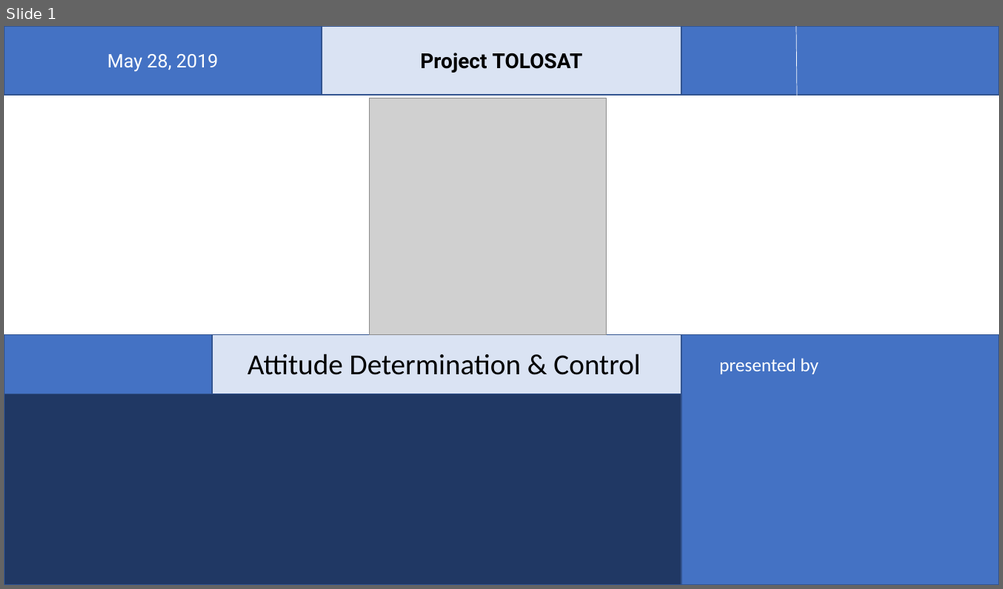
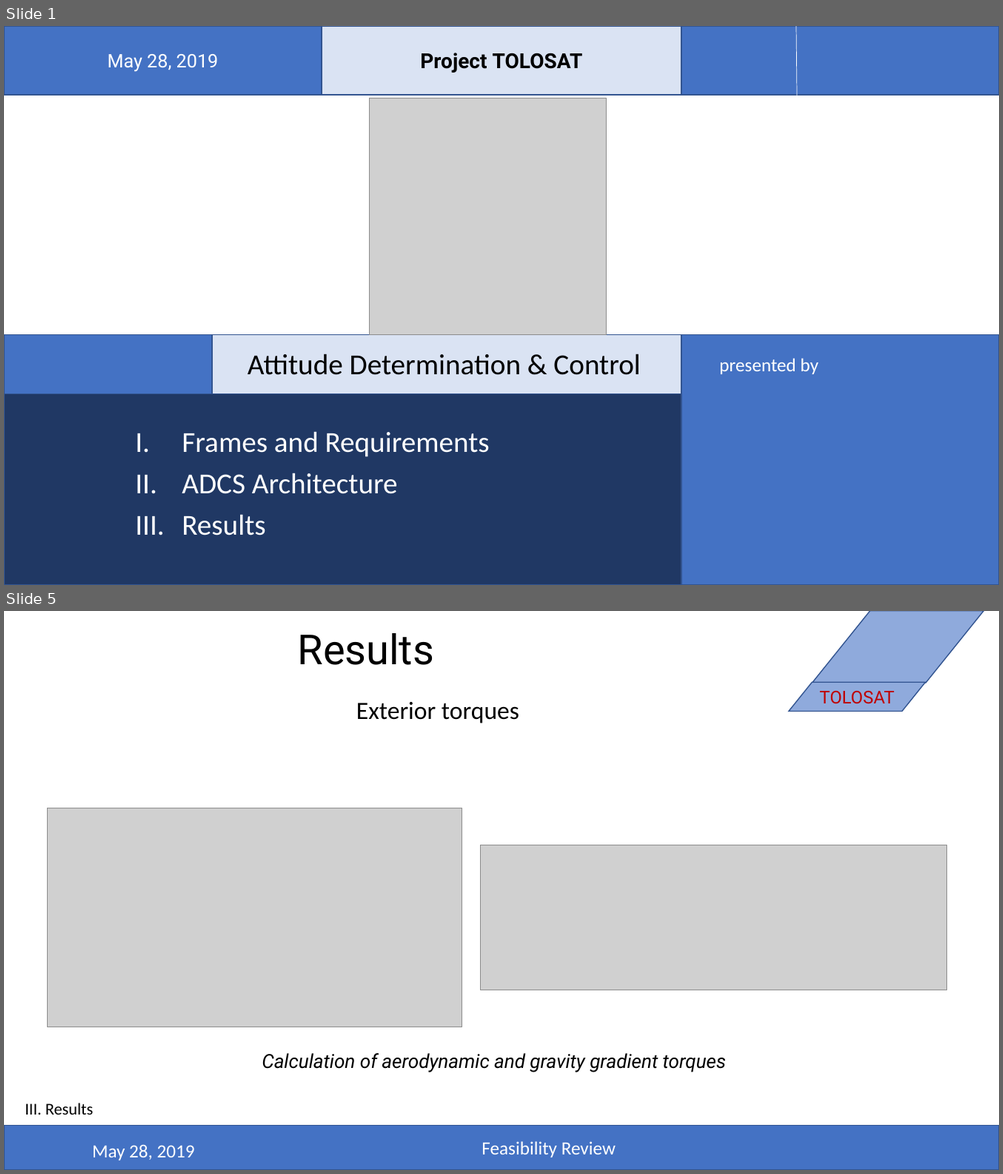
Before and after one commit to belmant/tolosat_systems_engineering, a slide deck: Files/ADCS.pptx. Shown one above the other, each under a label of ours: slide 1 before the commit, slides 1 and 5 after it; the slides between them are not shown. The pictures are 1003x589 and 1003x1174 pixels, drawn with LibreOffice and Linux fonts; fonts in the diff are those of the drawing; grey boxes stand for pictures; background and template pictures are left out. Boxes give left, top, right and bottom in pixels: in the first picture for what was removed or moved away, otherwise in the second. Text is boxed around its words. In the diff, an @@ line names an element or a change of style, - is before the commit and + after.

Commit message:
Final presentationÂ for ADCS?

```diff
--- a/Files/ADCS.pptx
+++ b/Files/ADCS.pptx
@@ slide 5 added at (x1=4, y1=611, x2=999, y2=1170), background #FFFFFF @@
@@ parallelogram added at (x1=812, y1=611, x2=984, y2=683), fill #8FAADC, outline #325491 1 pt @@
@@ title added at (x1=298, y1=633, x2=435, y2=665), 40 pt, text #000000 @@
+Results
@@ parallelogram added at (x1=789, y1=683, x2=925, y2=712), fill #8FAADC, outline #325491 1 pt, 17 pt, text #C00000 @@
+TOLOSAT
@@ text added at (x1=356, y1=702, x2=519, y2=723), 24 pt, text #000000 @@
+Exterior torques
@@ picture added at (x1=47, y1=809, x2=462, y2=1028) @@
@@ picture added at (x1=481, y1=846, x2=947, y2=990) @@
@@ subtitle added at (x1=262, y1=1054, x2=726, y2=1073), 18.7 pt, text #000000, italic @@
+Calculation of aerodynamic and gravity gradient torques
@@ text added at (x1=25, y1=1103, x2=94, y2=1115), 16 pt, text #000000 @@
+III. Results
@@ rectangle added at (x1=4, y1=1126, x2=999, y2=1170), fill #4472C4, outline #325491 1 pt @@
@@ text added at (x1=481, y1=1142, x2=615, y2=1158), 18 pt, text #FFFFFF @@
+Feasibility Review
@@ text added at (x1=92, y1=1145, x2=195, y2=1161), 18 pt, text #FFFFFF @@
+May 28, 2019
@@ slide 1 changed as well @@
@@ text added at (x1=182, y1=432, x2=489, y2=536), 28 pt, text #FFFFFF @@
+I. Frames and Requirements
+II. ADCS Architecture
+III. Results
```
Also in this commit, not shown: 10 other slides added.
